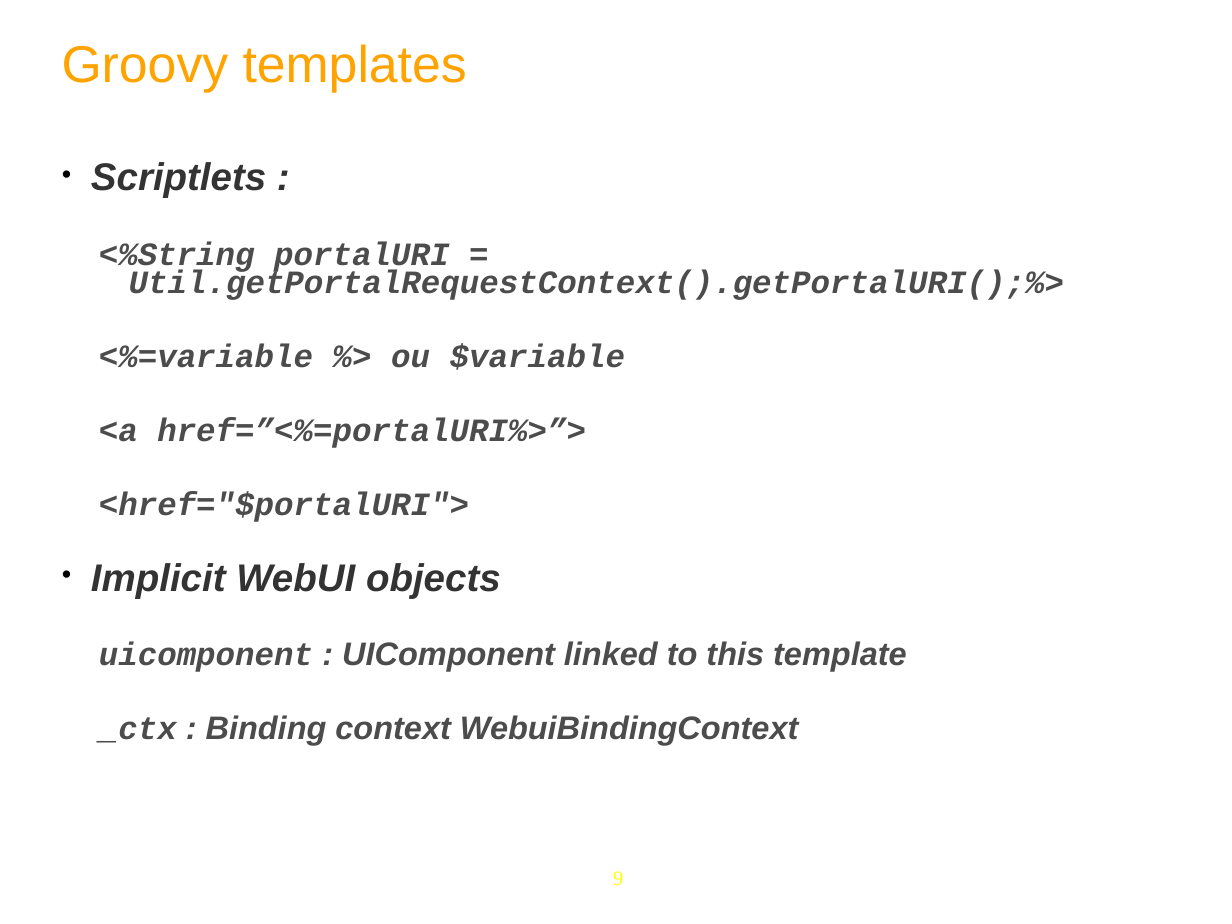
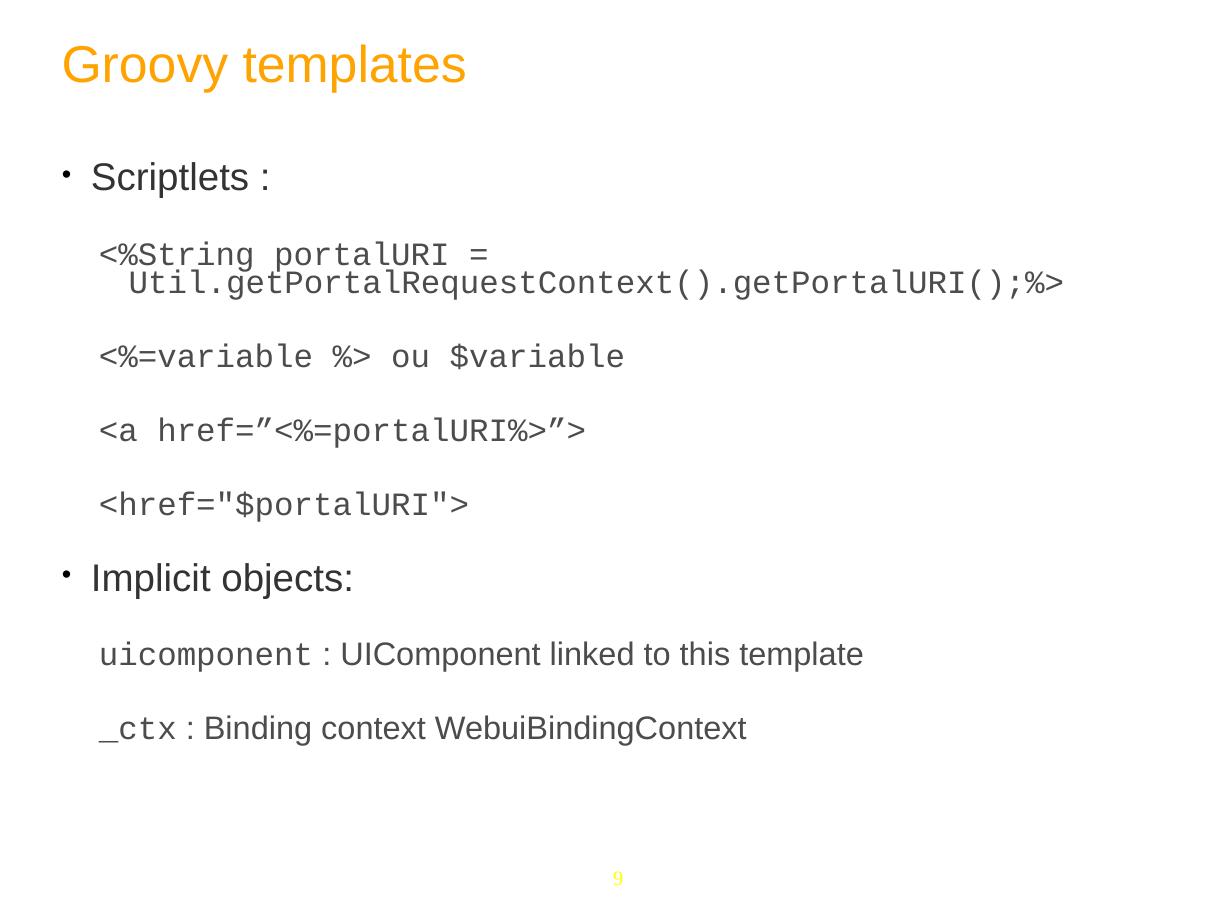
Before and after one commit to anhvurz90/training, a slide deck: slide 9 of exo-developer/460-dms/slides/460-DMS-XDev-en.ppt. Drawn at 1232x924 pixels with LibreOffice and Linux fonts; fonts in the diff are those of the drawing; background and template pictures are left out. Boxes give left, top, right and bottom in pixels: in the first picture for what was removed or moved away, otherwise in the second. Text is boxed around its words. In the diff, an @@ line names an element or a change of style, - is before the commit and + after.

```diff
--- a/exo-developer/460-dms/slides/460-DMS-XDev-en.ppt
+++ b/exo-developer/460-dms/slides/460-DMS-XDev-en.ppt
@@ text at [91,162,1065,745]: bold off, italic off @@
@@ text at [91,563,354,598]: text changed; bold off; italic off @@
-• Implicit WebUI objects
+• Implicit objects:
```
Also in this commit, not shown: 23 other slides changed, 4 slides added, 1 slide removed, 10 other files.
